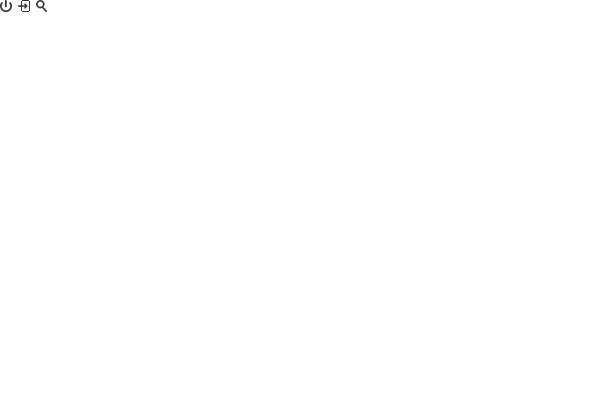
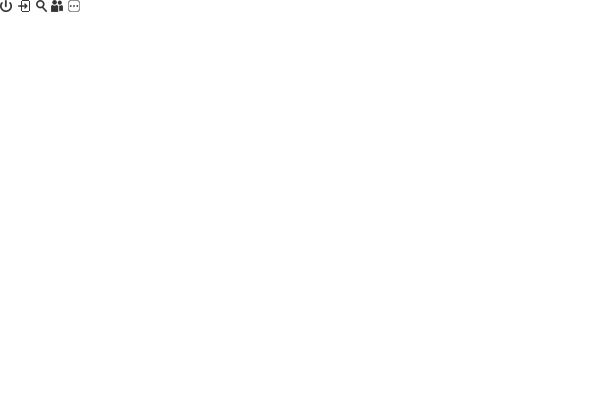
Layer changes from the first 600 × 400 image to the second:
added layer "레이어 2" above "레이어 1" over [68, 0, 80, 12]
renamed "login" to "레이어 1", painted on it over [51, 0, 63, 12]
renamed "레이어 1" to "레이어 0", showed it, painted on it over [51, 0, 80, 12]
